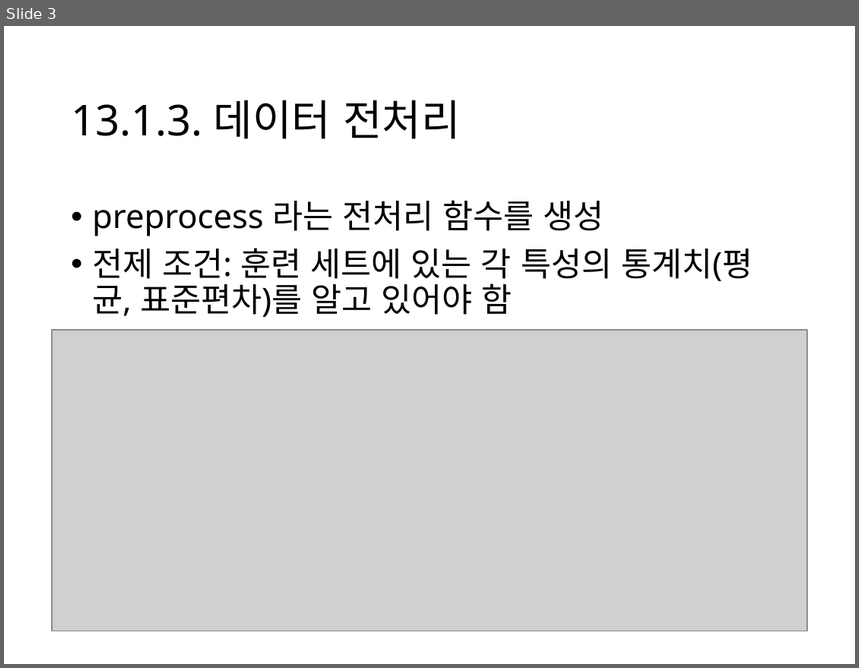
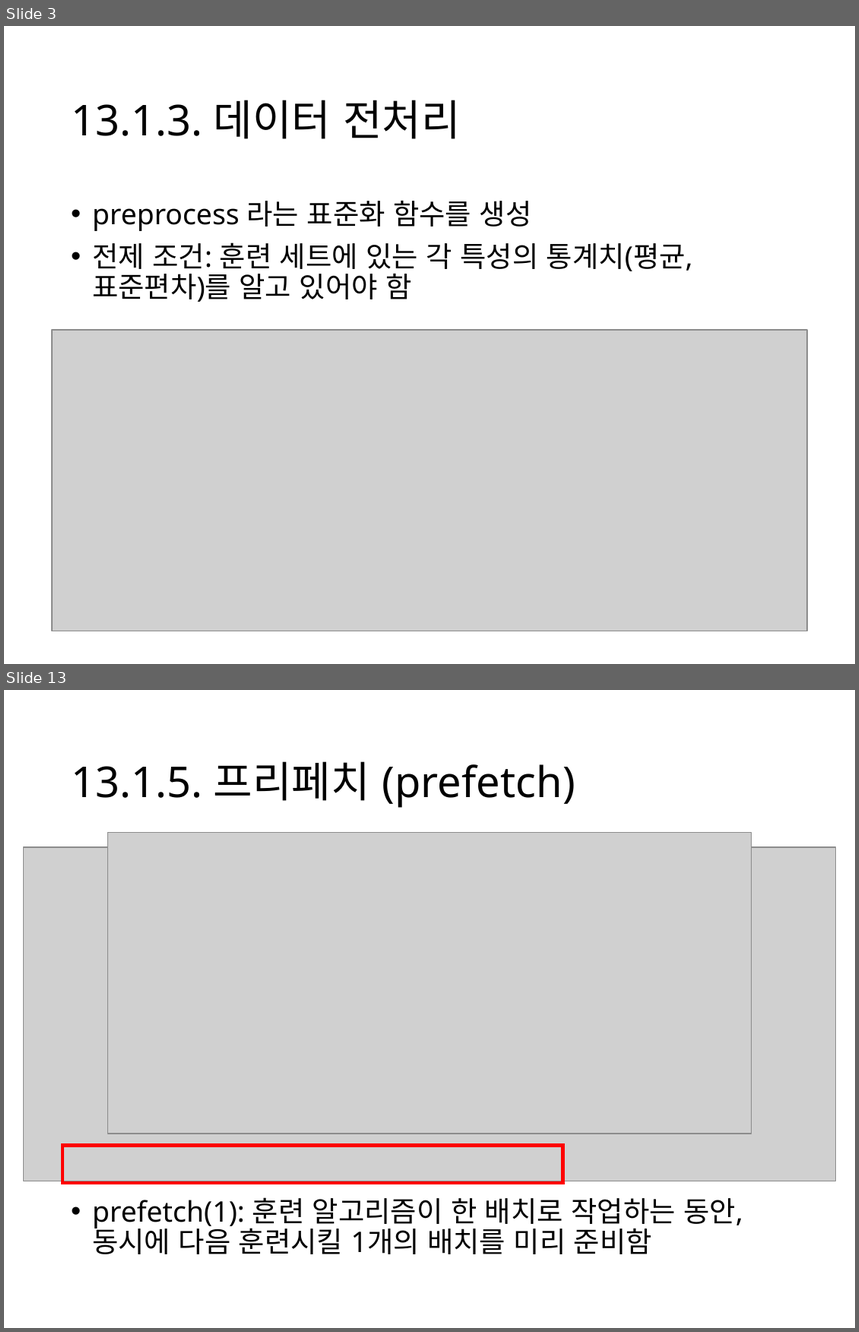
Before and after one commit to Kwan-Gu/data_science, a slide deck: ML/HandsOn/13/13_1_3_데이터전처리.pptx. Shown one above the other, each under a label of ours: slide 3 before the commit, slides 3 and 13 after it; the slides between them are not shown. The pictures are 859x668 and 859x1332 pixels, drawn with LibreOffice and Linux fonts; fonts in the diff are those of the drawing; grey boxes stand for pictures. Boxes give left, top, right and bottom in pixels: in the first picture for what was removed or moved away, otherwise in the second. Text is boxed around its words. In the diff, an @@ line names an element or a change of style, - is before the commit and + after.

Commit message:
Create 13_1_3_데이터전처리

```diff
--- a/ML/HandsOn/13/13_1_3_데이터전처리.pptx
+++ b/ML/HandsOn/13/13_1_3_데이터전처리.pptx
@@ slide 13 added at <box>4,690,855,1328</box>, background #FFFFFF @@
@@ title added at <box>71,761,576,808</box>, 36 pt, text #000000 @@
+13.1.5. 프리페치 (prefetch)
@@ picture added at <box>24,847,835,1182</box> @@
@@ picture added at <box>108,832,752,1134</box> @@
@@ rectangle added at <box>63,1145,563,1182</box>, outline #FF0000 3 pt @@
@@ text added at <box>92,1198,743,1255</box>, 24 pt, text #000000 @@
+• prefetch(1): 훈련 알고리즘이 한 배치로 작업하는 동안, 동시에 다음 훈련시킬 1개의 배치를 미리 준비함
@@ slide 3 changed as well @@
@@ text at <box>92,201,532,231</box>: text changed; size 28 to 24 pt @@
-• preprocess 라는 전처리 함수를 생성
+• preprocess 라는 표준화 함수를 생성
@@ text at <box>92,243,693,302</box>: size 28 to 24 pt in "전제 조건: 훈련 세트에 있는 각 특성의 ..." @@
```
Also in this commit, not shown: 2 other slides changed, 11 other slides added, 2 other files.
